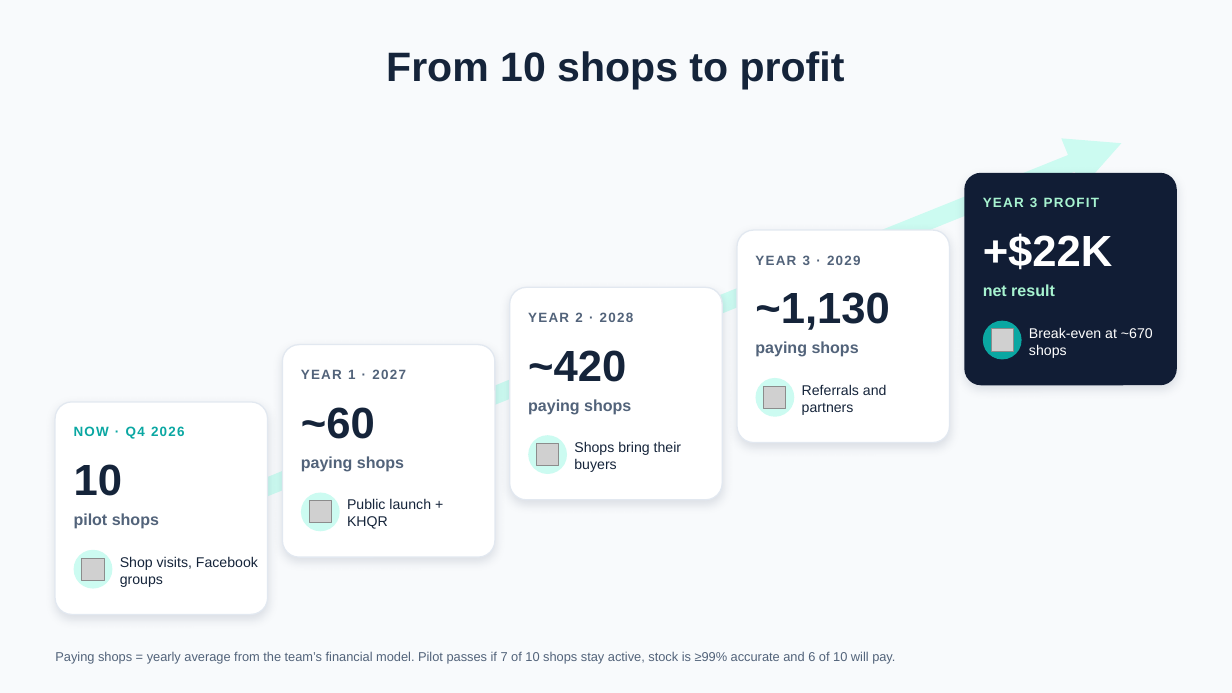
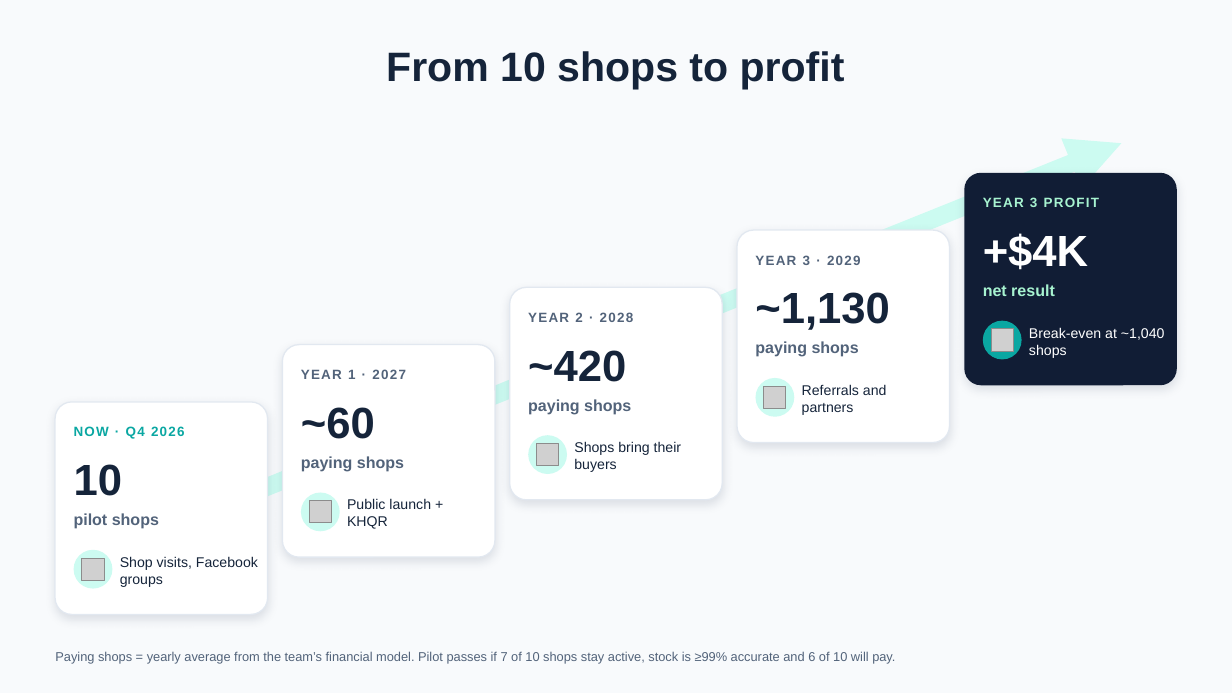
Before and after one commit to mengchheanglong/rentify-unipreneur, a slide deck: slide 1 of output/drafts/Rentify_v6_slide14_grow.pptx. Drawn at 1232x693 pixels with LibreOffice and Linux fonts; fonts in the diff are those of the drawing; grey boxes stand for pictures. Boxes give left, top, right and bottom in pixels: in the first picture for what was removed or moved away, otherwise in the second. Text is boxed around its words. In the diff, an @@ line names an element or a change of style, - is before the commit and + after.

```diff
--- a/output/drafts/Rentify_v6_slide14_grow.pptx
+++ b/output/drafts/Rentify_v6_slide14_grow.pptx
@@ text at [983, 233, 1088, 270]: text changed @@
-+$22K
++$4K
@@ text at [1029, 327, 1165, 358]: text changed @@
-Break-even at ~670 shops
+Break-even at ~1,040 shops
```
Also in this commit, not shown: 7 other files.
